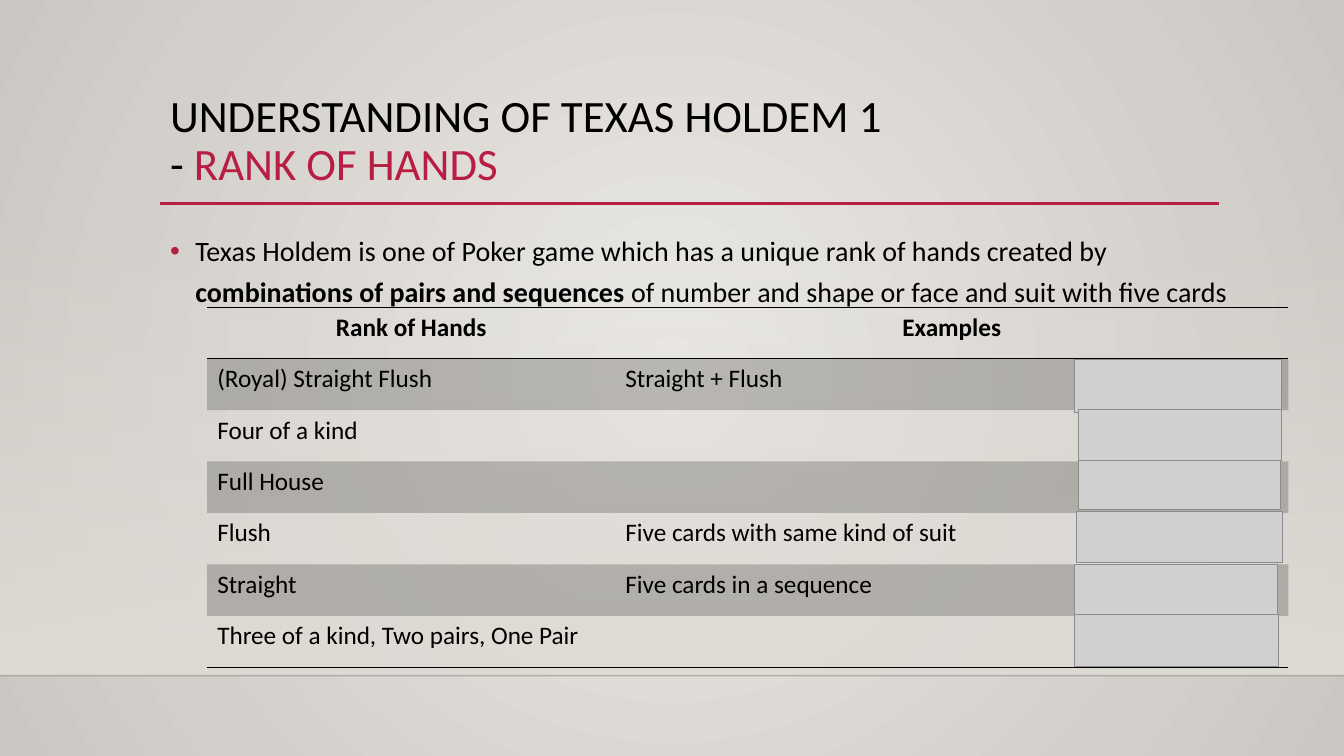
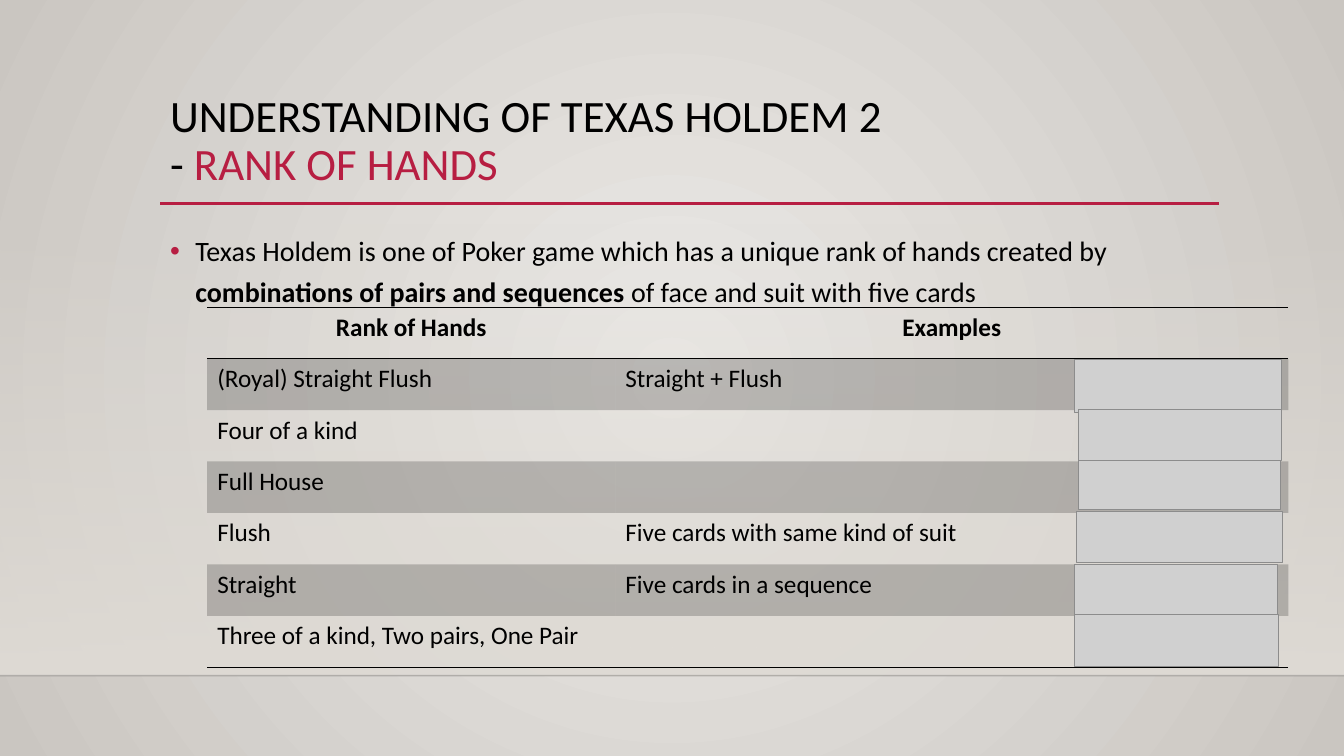
Before and after one commit to bl2746750/LeeByoungmo_CIS_17b_47697, a slide deck: slide 5 of Proj/Texas holdem.pptx (slide 4 before the commit). Drawn at 1344x756 pixels with LibreOffice and Linux fonts; fonts in the diff are those of the drawing; grey boxes stand for pictures; background and template pictures are left out. Boxes give left, top, right and bottom in pixels: in the first picture for what was removed or moved away, otherwise in the second. Text is boxed around its words. In the diff, an @@ line names an element or a change of style, - is before the commit and + after.

```diff
--- a/Proj/Texas holdem.pptx
+++ b/Proj/Texas holdem.pptx
@@ title at [170,103,882,181]: text changed @@
-UNDERSTANDING OF TEXAS HOLDEM 1
-- RANK OF HANDS
+UNDERSTANDING OF TEXAS HOLDEM 2
+- RANK OF HANDS
@@ text at [195,241,1106,308]: text changed @@
-• Texas Holdem is one of Poker game which has a unique rank of hands created by combinations of pairs and sequences of number and shape or face and suit with five cards
+• Texas Holdem is one of Poker game which has a unique rank of hands created by combinations of pairs and sequences of face and suit with five cards
```
Also in this commit, not shown: 2 other slides changed, 4 slides added, 3 slides removed, 2 other files.
